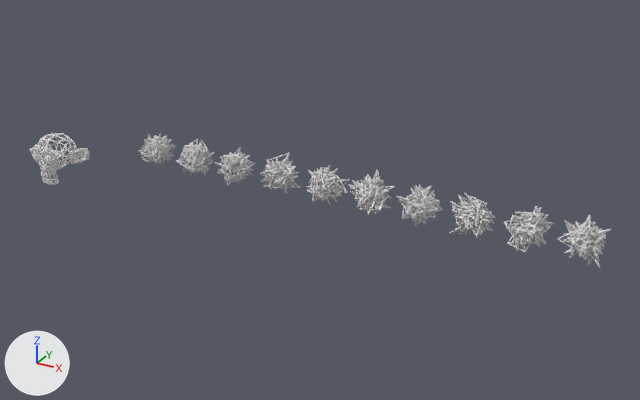
Two versions of the Blender file Rendu_spaghetti.blend, one commit apart.
Rendered twice from a camera (50 mm lens) standing at (886.0, -782.0, 463.0) and looking at (419.0, 69.0, 38.0). Every picture has the same lights, and +X, +Y and +Z are marked at lower left.

The first picture shows 'Evolutive_0', 'Evolutive_1', 'Evolutive_2', 'Evolutive_3', 'Evolutive_4', 'Evolutive_5', 'Evolutive_6', 'Evolutive_7', 'Evolutive_8', 'Evolutive_9', 'Suzanne'.
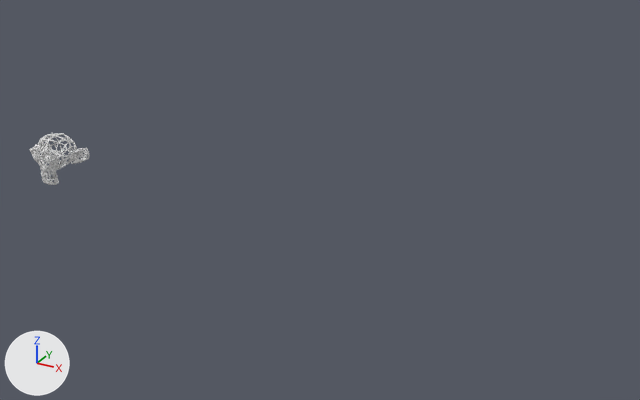
The change, as a list of edits to the scene's bpy script:
```text
Remove ob_evolutive_0:
    ob_evolutive_0 = bpy.data.objects.new('Evolutive_0', cu_evolutive_0_003)
    ob_evolutive_0.location = (122.0, 0.0, 0.0)
Remove ob_evolutive_1:
    ob_evolutive_1 = bpy.data.objects.new('Evolutive_1', cu_evolutive_1_003)
    ob_evolutive_1.location = (183.0, 0.0, 0.0)
Remove ob_evolutive_2:
    ob_evolutive_2 = bpy.data.objects.new('Evolutive_2', cu_evolutive_2_003)
    ob_evolutive_2.location = (244.0, 0.0, 0.0)
Remove ob_evolutive_3:
    ob_evolutive_3 = bpy.data.objects.new('Evolutive_3', cu_evolutive_3_003)
    ob_evolutive_3.location = (305.0, 0.0, 0.0)
Remove ob_evolutive_4:
    ob_evolutive_4 = bpy.data.objects.new('Evolutive_4', cu_evolutive_4_003)
    ob_evolutive_4.location = (366.0, 0.0, 0.0)
Remove ob_evolutive_5:
    ob_evolutive_5 = bpy.data.objects.new('Evolutive_5', cu_evolutive_5_003)
    ob_evolutive_5.location = (427.0, 0.0, 0.0)
Remove ob_evolutive_6:
    ob_evolutive_6 = bpy.data.objects.new('Evolutive_6', cu_evolutive_6_003)
    ob_evolutive_6.location = (488.0, 0.0, 0.0)
Remove ob_evolutive_7:
    ob_evolutive_7 = bpy.data.objects.new('Evolutive_7', cu_evolutive_7_003)
    ob_evolutive_7.location = (549.0, 0.0, 0.0)
Remove ob_evolutive_8:
    ob_evolutive_8 = bpy.data.objects.new('Evolutive_8', cu_evolutive_8_003)
    ob_evolutive_8.location = (610.0, 0.0, 0.0)
Remove ob_evolutive_9:
    ob_evolutive_9 = bpy.data.objects.new('Evolutive_9', cu_evolutive_9_003)
    ob_evolutive_9.location = (671.0, 0.0, 0.0)
```

Changed parts and their boxes (x1, y1, x2, y2) in the pictures (640 x 400 px):
'Evolutive_9', deleted
    before: (557, 215, 611, 267)
'Evolutive_8', deleted
    before: (504, 206, 554, 252)
'Evolutive_7', deleted
    before: (450, 192, 495, 240)
'Evolutive_5', deleted
    before: (348, 169, 396, 215)
'Evolutive_6', deleted
    before: (396, 184, 443, 226)
'Evolutive_4', deleted
    before: (306, 165, 350, 205)
'Evolutive_3', deleted
    before: (260, 152, 301, 194)
'Evolutive_1', deleted
    before: (176, 139, 215, 176)
'Evolutive_2', deleted
    before: (215, 147, 256, 185)
'Evolutive_0', deleted
    before: (139, 133, 176, 167)
